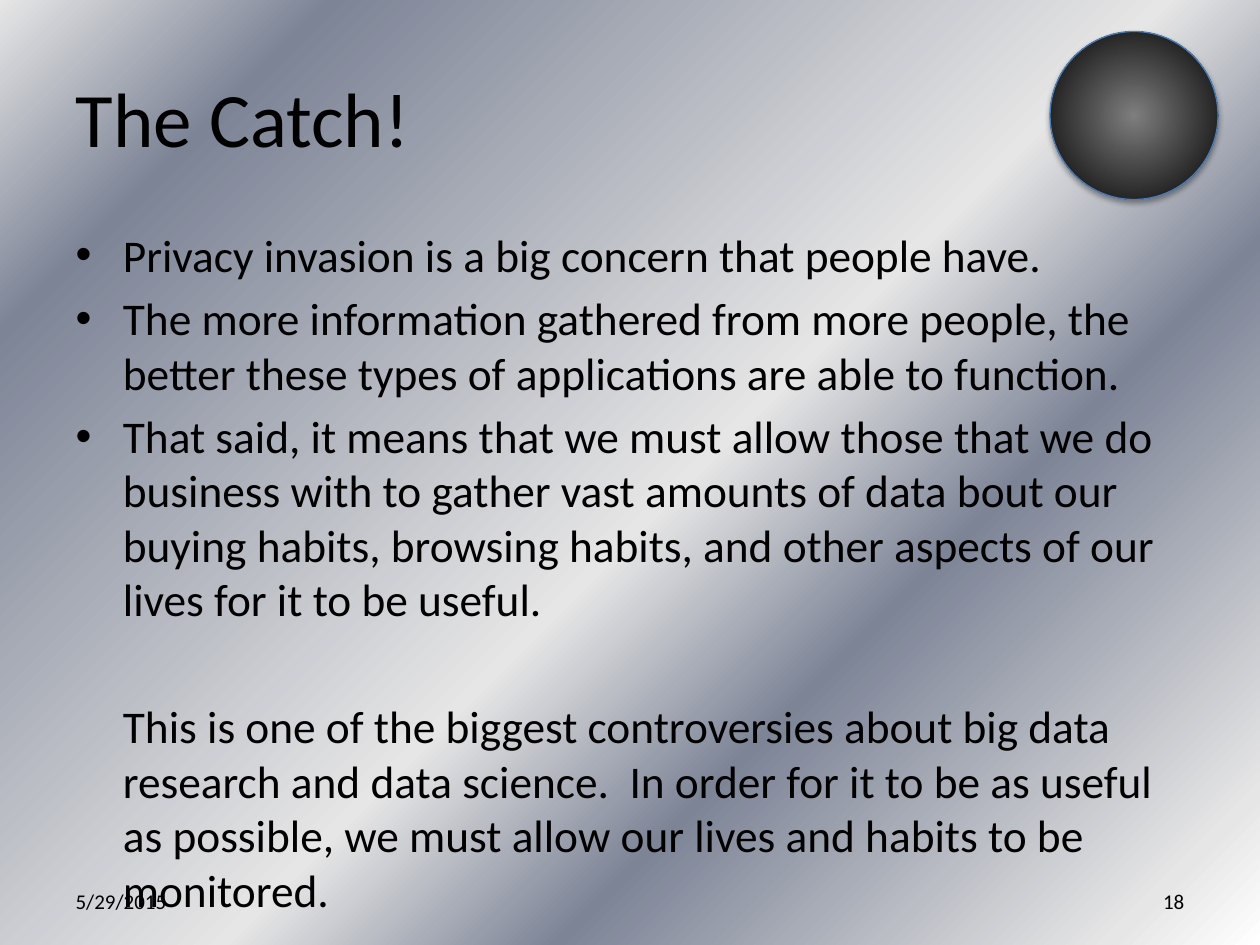
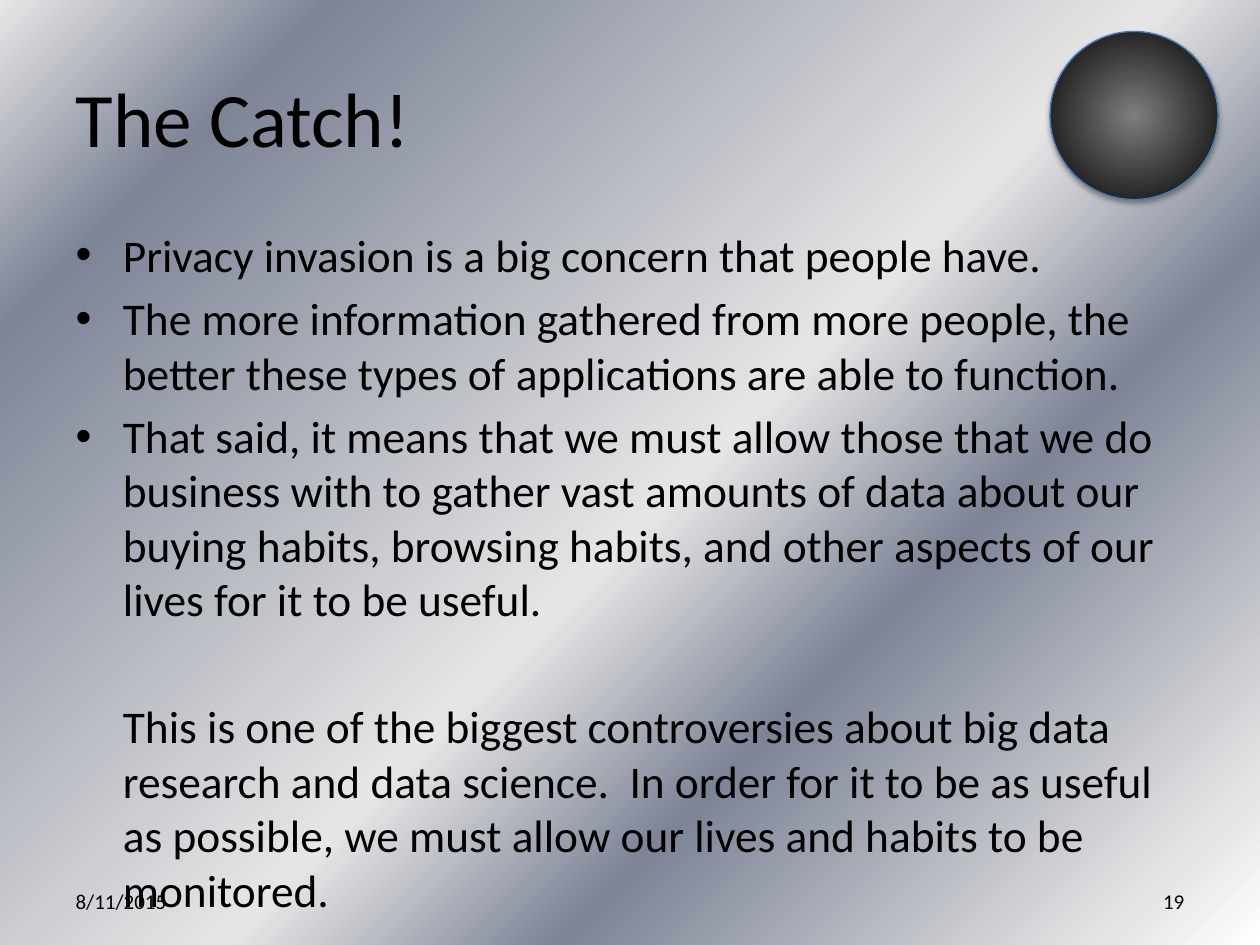
Before and after one commit to jegroom102080/What_is_Data_Science_Anyway, a slide deck: slide 19 of What is Data Science Anyway.pptx (slide 18 before the commit). Drawn at 1260x945 pixels with LibreOffice and Linux fonts; fonts in the diff are those of the drawing. Boxes give left, top, right and bottom in pixels: in the first picture for what was removed or moved away, otherwise in the second. Text is boxed around its words. In the diff, an @@ line names an element or a change of style, - is before the commit and + after.

```diff
--- a/What is Data Science Anyway.pptx
+++ b/What is Data Science Anyway.pptx
@@ text at [123,421,1153,617]: text changed @@
-• That said, it means that we must allow those that we do business with to gather vast amounts of data bout our buying habits, browsing habits, and other aspects of our lives for it to be useful.
+• That said, it means that we must allow those that we do business with to gather vast amounts of data about our buying habits, browsing habits, and other aspects of our lives for it to be useful.
@@ text at [76,891,167,910]: text changed @@
-5/29/2015
+8/11/2015
@@ page number at [1163,895,1184,909]: text changed @@
-18
+19
```
Also in this commit, not shown: 44 other slides changed, 1 slide added.
